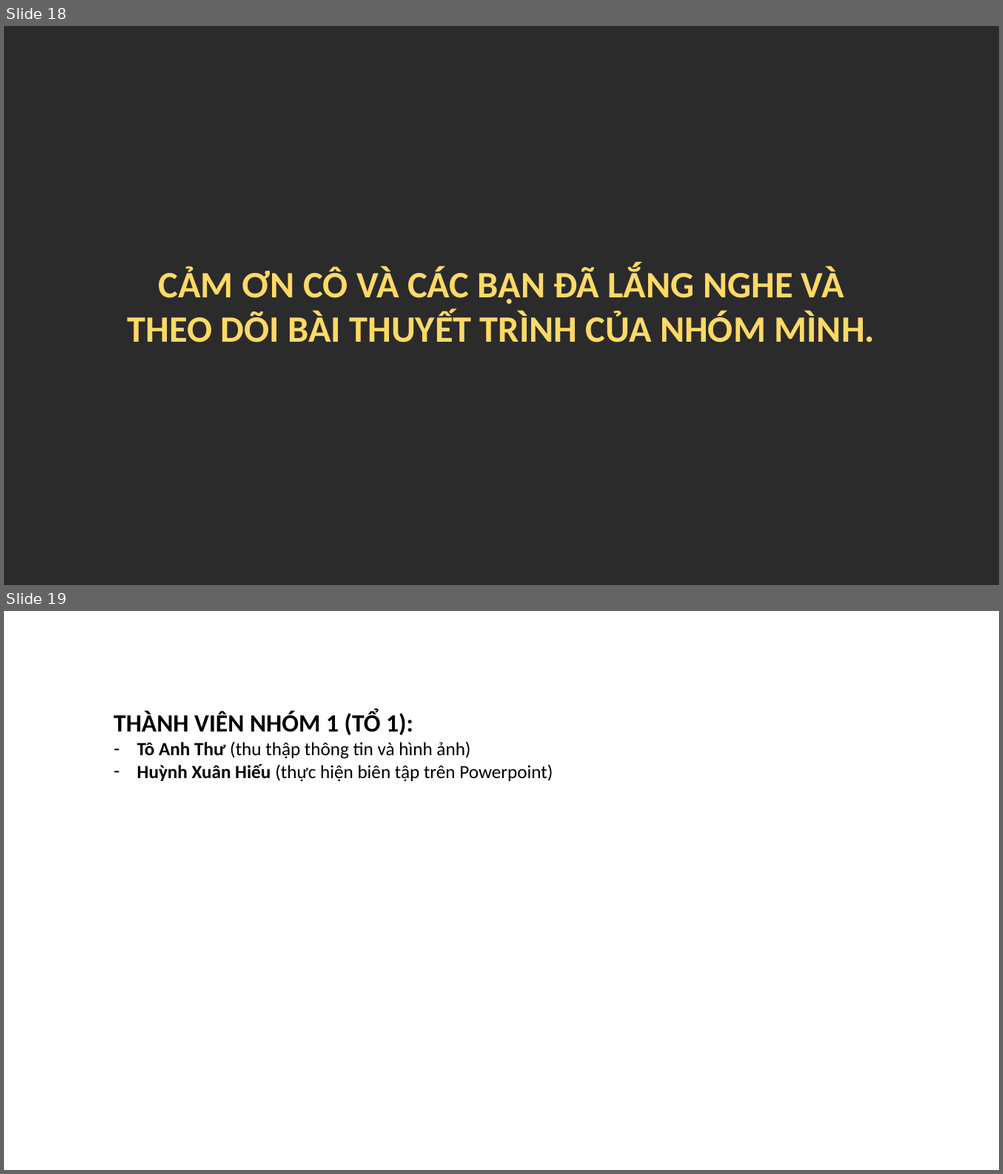
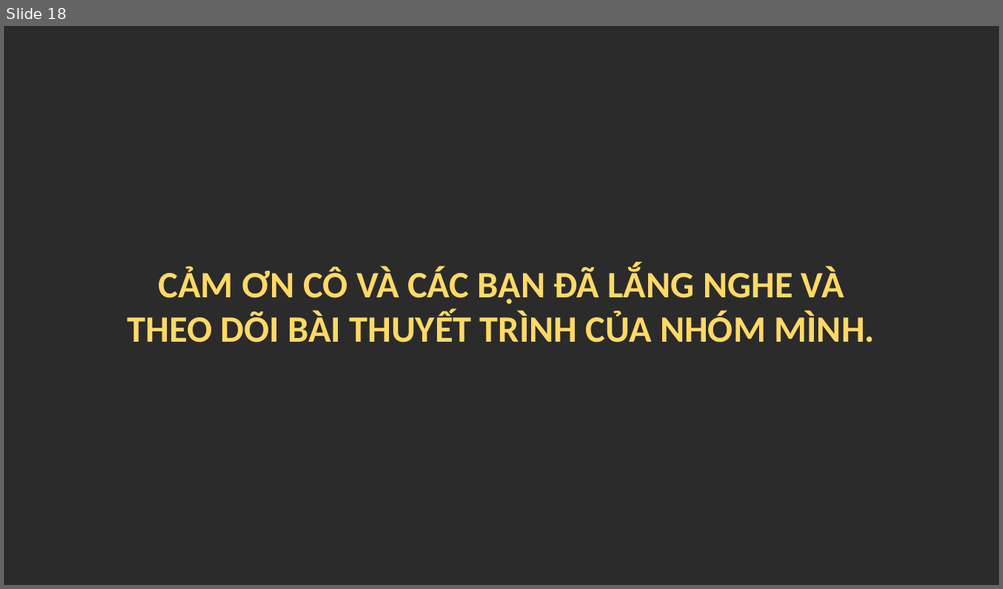
Before and after one commit to huynhxuanhieu2010/home, a slide deck: NHOM1_BAITHUYETTRINH_LONGTUTRONG.pptx. Shown one above the other, each under a label of ours: slides 18 and 19 before the commit, slide 18 after it. The pictures are 1003x1174 and 1003x589 pixels, drawn with LibreOffice and Linux fonts; fonts in the diff are those of the drawing; background and template pictures are left out; a plain dark background stands for a picture behind light text. Boxes give left, top, right and bottom in pixels: in the first picture for what was removed or moved away, otherwise in the second. Text is boxed around its words. In the diff, an @@ line names an element or a change of style, - is before the commit and + after.

```diff
--- a/NHOM1_BAITHUYETTRINH_LONGTUTRONG.pptx
+++ b/NHOM1_BAITHUYETTRINH_LONGTUTRONG.pptx
@@ slide 19 removed at (x1=4, y1=611, x2=999, y2=1170), background picture (left out) @@
@@ text removed at (x1=114, y1=712, x2=552, y2=782) @@
-THÀNH VIÊN NHÓM 1 (TỔ 1):
-– Tô Anh Thư (thu thập thông tin và hình ảnh)
-– Huỳnh Xuân Hiếu (thực hiện biên tập trên Powerpoint)
```
